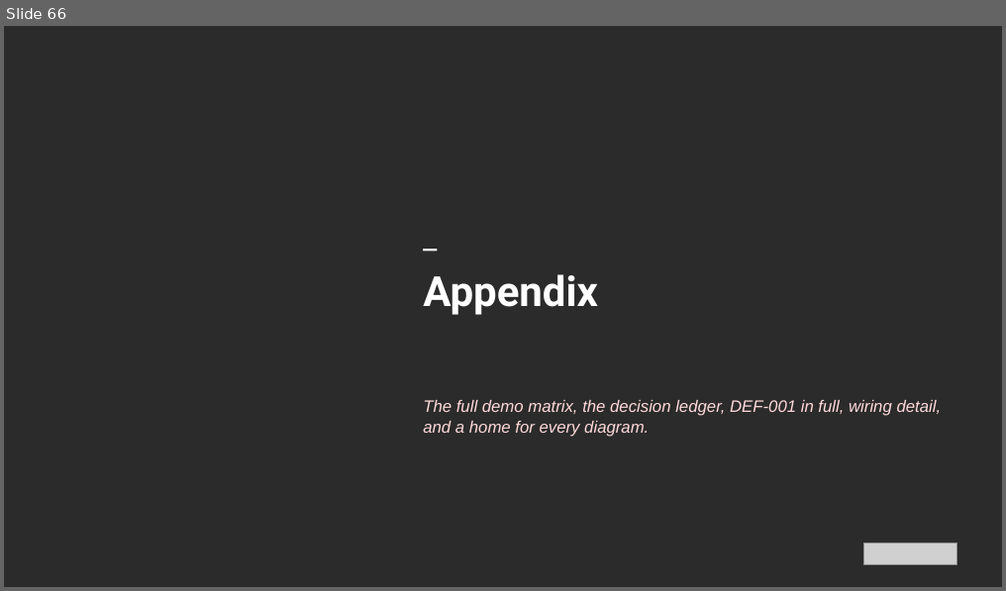
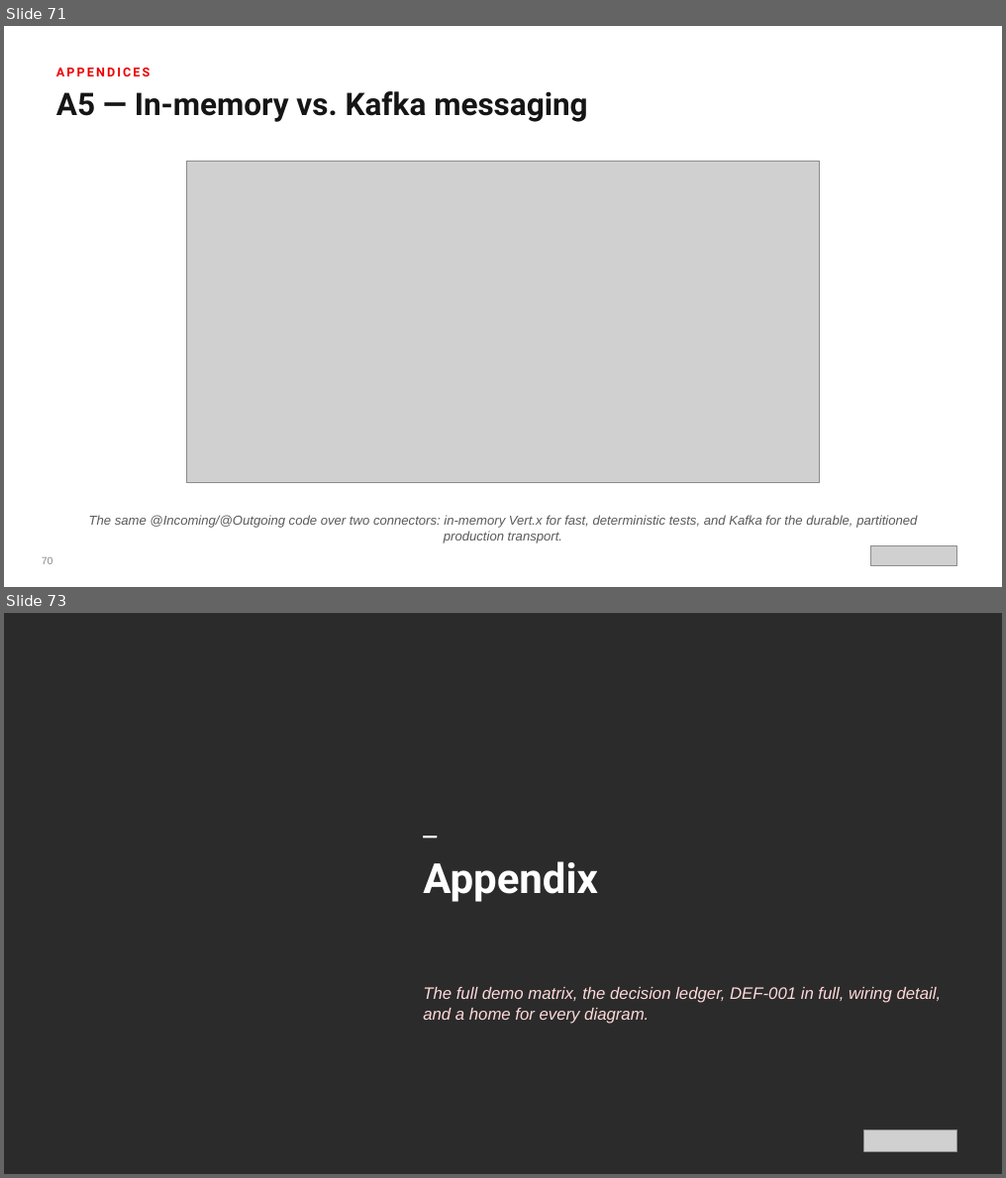
Before and after one commit to patterncatalyst/datamesh-reference-arch-quarkus, a slide deck: presentation/datamesh-201/Datamesh-201-Quarkus-r1.0.pptx. Shown one above the other, each under a label of ours: slide 66 before the commit, slides 71 and 73 after it; the slides between them are not shown. The pictures are 1006x591 and 1006x1178 pixels, drawn with LibreOffice and Linux fonts; fonts in the diff are those of the drawing; grey boxes stand for pictures; background and template pictures are left out; a plain dark background stands for a picture behind light text. Boxes give left, top, right and bottom in pixels: in the first picture for what was removed or moved away, otherwise in the second. Text is boxed around its words. In the diff, an @@ line names an element or a change of style, - is before the commit and + after.

Commit message:
docs: add Appendices part — six deep-dive chapters, diagrams, and 201-deck section (#21)
* docs(site): add Appendices part with six deep-dive chapters

New Part 5 (Appendices) and six chapters (markers 16-21):
websocket scaling with Kafka fan-out, gotchas, agentic
recommendations, testing detail, in-memory vs Kafka messaging,
and the three orchestration engines compared. Diagrams and
00-index wiring follow in subsequent commits.

* feat(diagrams): six appendix figures

Add paired SVG + Excalidraw figures for the Appendices part:
websocket Kafka fan-out, gotchas grid, the plan/execute/validate
relay, the test pyramid, in-memory vs Kafka, and the three-engine
comparison table. Generated by scripts/make-quarkus-diagrams.js
(assets/diagrams 37 to 43).

* docs(site): wire Appendices into the index and chapter counts

Add the Part 5 section with links to chapters 16-21, add Part 5 to
the organization overview, and bump the chapter/part counts to
twenty-one chapters across six parts (00-index and README).

* docs(deck): add Appendices section to the 201 deck

New '11 · Appendices' divider plus six diagram slides (A1-A6)
reusing the six new figures, inserted before the reference
appendix. Agenda updated to thirteen sections; deck rebuilt.

* docs(site): fix stale part count in index meta description

```diff
--- a/presentation/datamesh-201/Datamesh-201-Quarkus-r1.0.pptx
+++ b/presentation/datamesh-201/Datamesh-201-Quarkus-r1.0.pptx
@@ slide 71 added at <box>4,26,1002,587</box>, background #FFFFFF @@
@@ text added at <box>56,68,151,76</box>, 12 pt, text #EE0000, bold @@
+APPENDICES
@@ text added at <box>56,91,587,122</box>, 30 pt, text #151515, bold @@
+A5 — In-memory vs. Kafka messaging
@@ picture added at <box>187,161,820,482</box> @@
@@ text added at <box>89,515,917,544</box>, 12.5 pt, text #5A5A5A, italic @@
+The same @Incoming/@Outgoing code over two connectors: in-memory Vert.x for fast, deterministic tests, and Kafka for the durable, partitioned production transport.
@@ text added at <box>42,558,54,565</box>, 10 pt, text #8A8A8A @@
+70
@@ picture added at <box>871,547,957,567</box> @@
@@ what was slide 66 is now slide 73 @@
```
Also in this commit, not shown: 16 slides changed, 6 other slides added, 23 other files.
